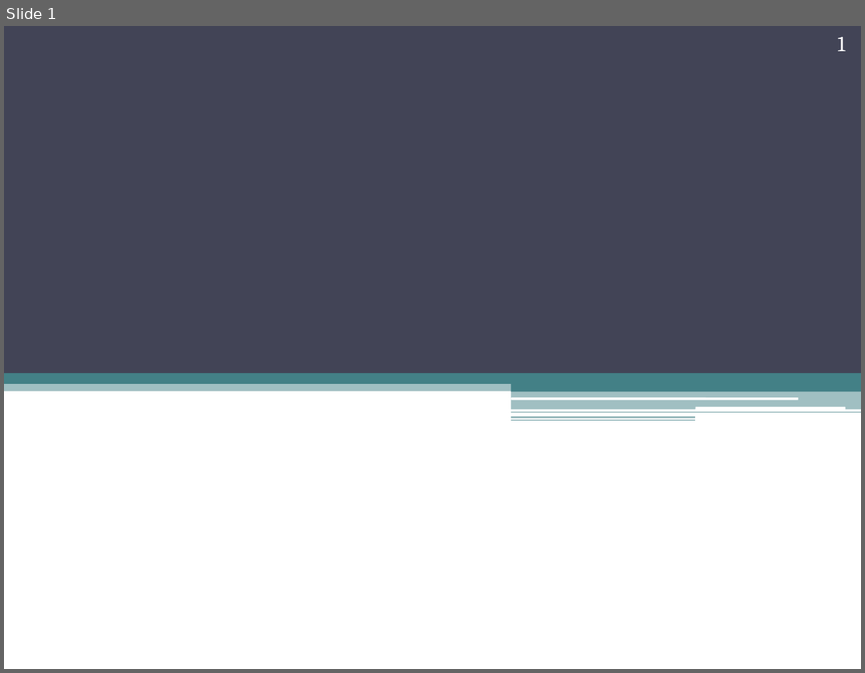
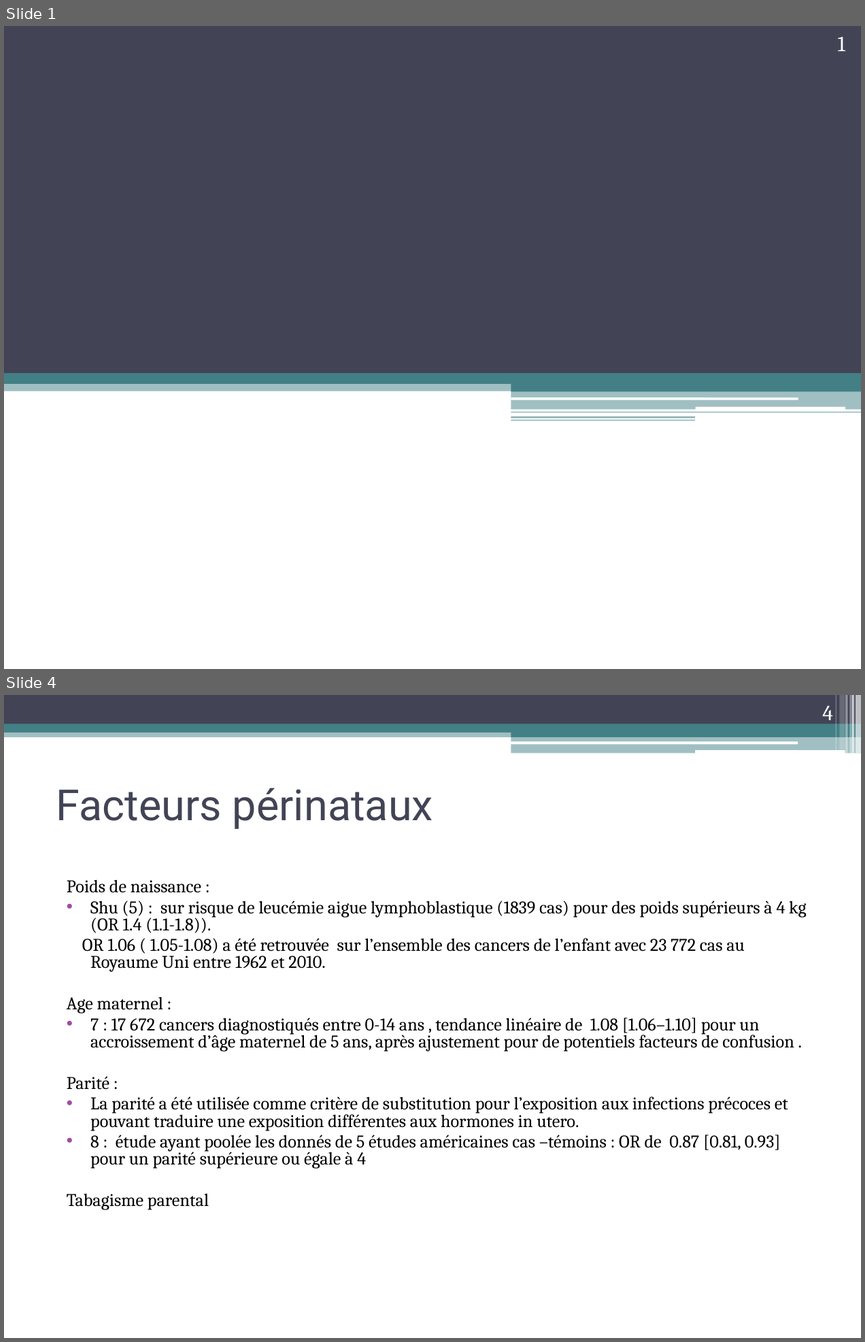
Before and after one commit to axedup/these, a slide deck: presentation_pmi.ppt. Shown one above the other, each under a label of ours: slide 1 before the commit, slides 1 and 4 after it; the slides between them are not shown. The pictures are 865x673 and 865x1342 pixels, drawn with LibreOffice and Linux fonts; fonts in the diff are those of the drawing. Boxes give left, top, right and bottom in pixels: in the first picture for what was removed or moved away, otherwise in the second. Text is boxed around its words. In the diff, an @@ line names an element or a change of style, - is before the commit and + after.

```diff
--- a/presentation_pmi.ppt
+++ b/presentation_pmi.ppt
@@ slide 4 added at bbox=[4, 695, 861, 1338], background #FFFFFF @@
@@ rectangle added at bbox=[4, 695, 861, 724], fill #424456 @@
@@ page number added at bbox=[822, 705, 832, 726], 18 pt, text #FFFFFF @@
+4
@@ rectangle added at bbox=[835, 695, 836, 750], fill #FFFFFF at 30% opacity @@
@@ rectangle added at bbox=[839, 695, 844, 750], fill #FFFFFF at 20% opacity @@
@@ rectangle added at bbox=[845, 695, 848, 753], fill #FFFFFF at 40% opacity @@
@@ rectangle added at bbox=[850, 695, 851, 753], fill #FFFFFF at 60% opacity @@
@@ rectangle added at bbox=[851, 695, 854, 753], fill #FFFFFF at 65% opacity @@
@@ rectangle added at bbox=[855, 695, 861, 753], fill #FFFFFF at 65% opacity @@
@@ rectangle added at bbox=[4, 729, 861, 737], fill #438086 at 50% opacity @@
@@ rectangle added at bbox=[4, 724, 861, 732], fill #438086 @@
@@ rectangle added at bbox=[511, 728, 861, 737], fill #438086 @@
@@ rounded rectangle added at bbox=[511, 741, 798, 744], fill #FFFFFF @@
@@ rectangle added at bbox=[511, 736, 861, 753], fill #438086 at 50% opacity @@
@@ rounded rectangle added at bbox=[695, 750, 844, 753], fill #FFFFFF @@
@@ title added at bbox=[56, 787, 433, 829], 36 pt, text #424456 @@
+Facteurs périnataux
@@ text added at bbox=[67, 879, 806, 1210], 15 pt, text #000000 @@
+Poids de naissance :
+• Shu (5) : sur risque de leucémie aigue lymphoblastique (1839 cas) pour des poids supérieurs à 4 kg (OR 1.4 (1.1-1.8)).
+OR 1.06 ( 1.05-1.08) a été retrouvée sur l’ensemble des cancers de l’enfant avec 23 772 cas au Royaume Uni entre 1962 et 2010.
+Age maternel :
+• 7 : 17 672 cancers diagnostiqués entre 0-14 ans , tendance linéaire de 1.08 [1.06–1.10] pour un accroissement d’âge maternel de 5 ans, après ajustement pour de potentiels facteurs de confusion .
+Parité :
+• La parité a été utilisée comme critère de substitution pour l’exposition aux infections précoces et pouvant traduire une exposition différentes aux hormones in utero.
+• 8 : étude ayant poolée les donnés de 5 études américaines cas –témoins : OR de 0.87 [0.81, 0.93] pour un parité supérieure ou égale à 4
+Tabagisme parental
```
Also in this commit, not shown: 6 slides changed, 8 other slides added, 2 slides removed, 1 other file.
